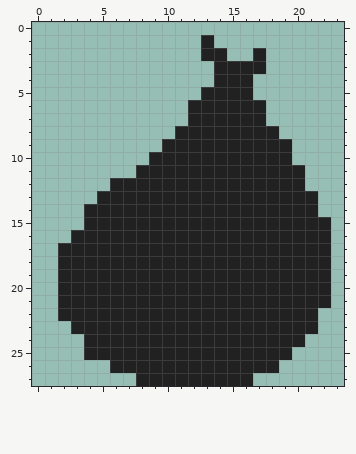
Two states of a pixel-art sprite, Assets/_Game/Graphics/Sprites/trash/trashbag_1.png. The picture above was drawn from the file before the commit.
The file is 24x28 pixels.
Once edited:
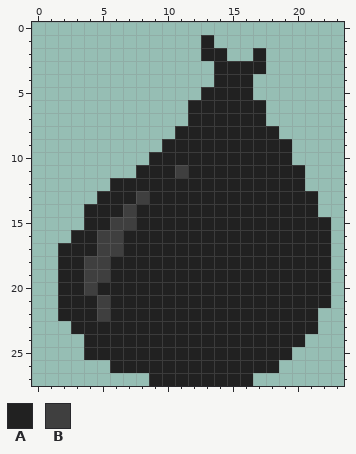
Palette (. is transparent): A #212121  B #3f3f3f
What changed:
Colour B replaces colour A in row 11 at x 11; in row 13 at x 8; in row 14 at x 7; in row 15 at x 6 to 7; in rows 16 to 17 at x 5 to 6; in rows 18 to 19 at x 4 to 5.
Colour B replaces colour A in row 20 at x 4; in rows 21 to 22 at x 5.
Colour A is removed in row 27 at x 8.
Boxes around the changes in both pictures, in picture pixels (x1, y1, x2, y2):
changed: (84, 165, 188, 321)
erased: (136, 373, 149, 386)
